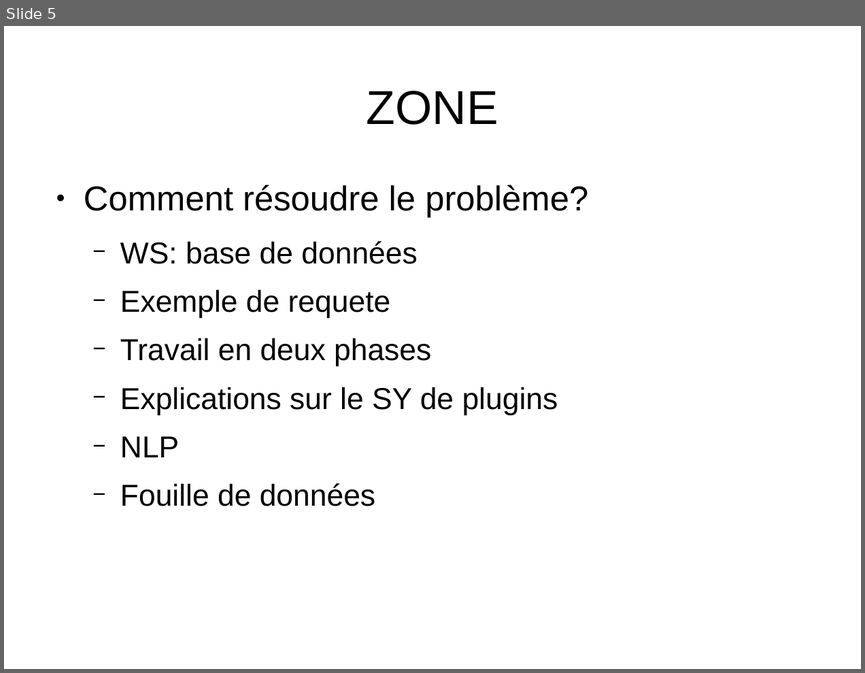
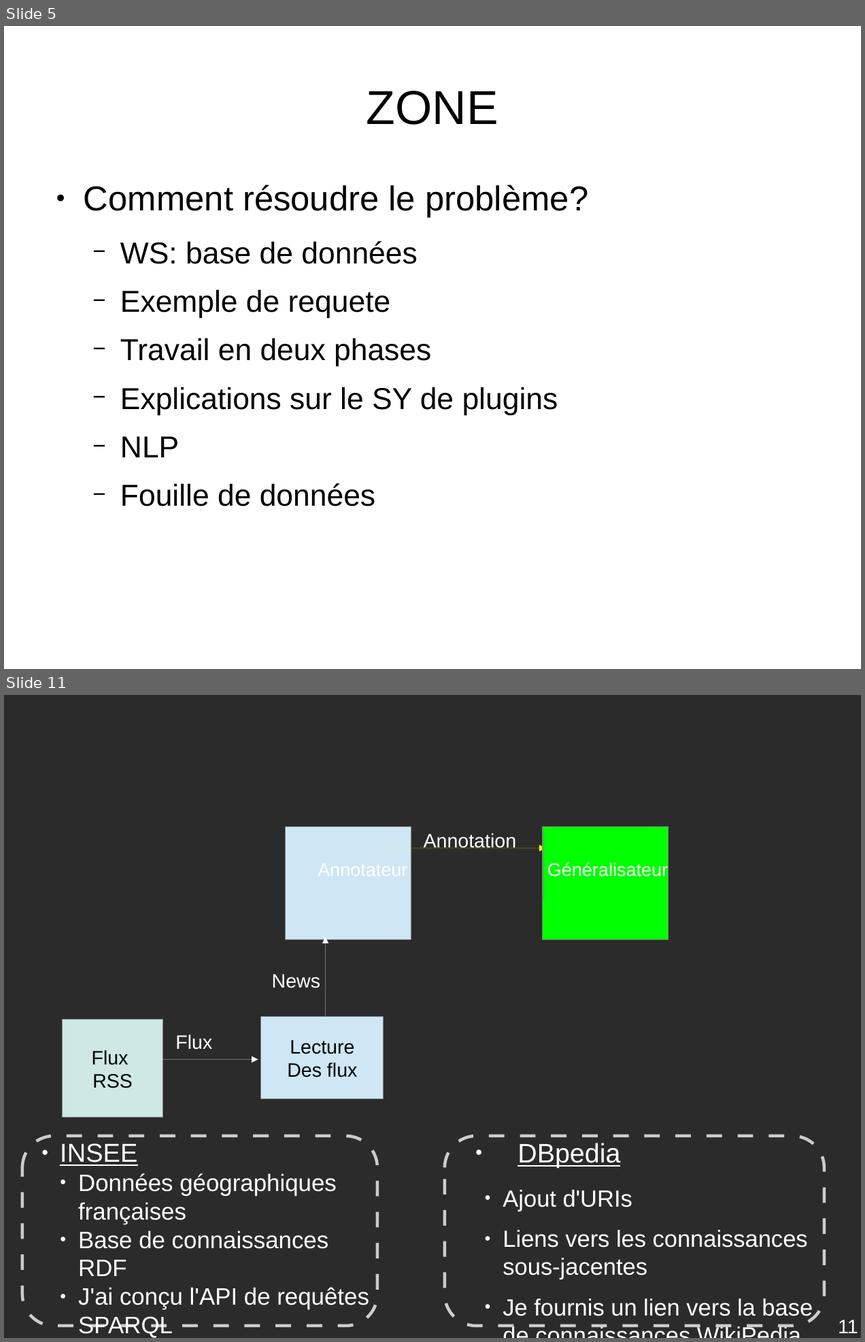
Before and after one commit to descl/ZONE, a slide deck: docs/presentationINRIA1.odp. Shown one above the other, each under a label of ours: slide 5 before the commit, slides 5 and 11 after it; the slides between them are not shown. The pictures are 865x673 and 865x1342 pixels, drawn with LibreOffice and Linux fonts; fonts in the diff are those of the drawing; background and template pictures are left out; a plain dark background stands for a picture behind light text. Boxes give left, top, right and bottom in pixels: in the first picture for what was removed or moved away, otherwise in the second. Text is boxed around its words. In the diff, an @@ line names an element or a change of style, - is before the commit and + after.

```diff
--- a/docs/presentationINRIA1.odp
+++ b/docs/presentationINRIA1.odp
@@ slide 11 added at [4, 695, 861, 1338], background picture (left out) @@
@@ rectangle added at [286, 826, 411, 940], fill #CFE7F5, outline #808080 0 pt @@
@@ text added at [424, 833, 517, 848], 18 pt, text #FFFFFF @@
+Annotation
@@ rectangle added at [543, 826, 668, 940], fill #00FF00, outline #808080 0 pt @@
@@ line added from (544, 830) to (544, 900), #808080 0 pt @@
@@ text added at [310, 854, 416, 883], 17 pt, text #FFFFFF @@
+Annotateur
@@ arrow added from (377, 848) to (546, 848), #FFFF00 0 pt @@
@@ rectangle added at [545, 854, 579, 891], fill #00FF00 @@
@@ text added at [547, 862, 668, 877], 17 pt, text #FFFFFF @@
+Généralisateur
@@ arrow added from (325, 1016) to (325, 937), #FFFFFF 0 pt @@
@@ text added at [272, 974, 320, 988], 18 pt, text #FFFFFF @@
+News
@@ rectangle added at [62, 1019, 163, 1117], fill #CFE7E5, outline #808080 0 pt, 18 pt, text #000000 @@
+Flux
+RSS
@@ rectangle added at [261, 1016, 383, 1098], fill #CFE7F5, outline #808080 0 pt, 18 pt, text #000000 @@
+Lecture
+Des flux
@@ text added at [175, 1034, 212, 1049], 18 pt, text #FFFFFF @@
+Flux
@@ arrow added from (151, 1059) to (258, 1059), #FFFFFF 0 pt @@
@@ rounded rectangle added at [22, 1136, 378, 1325], outline #CCCCCC 2.83 pt @@
@@ text added at [60, 1143, 369, 1338], 22 pt, text #FFFFFF @@
+● INSEE
+  ● Données géographiques françaises
+  ● Base de connaissances RDF
+  ● J'ai conçu l'API de requêtes SPARQL
@@ rounded rectangle added at [445, 1136, 824, 1325], outline #CCCCCC 2.83 pt @@
@@ text added at [502, 1142, 813, 1319], 21.7 pt, text #FFFFFF @@
+● DBpedia
+  ● Ajout d'URIs
+  ● Liens vers les connaissances sous-jacentes
+  ● Je fournis un lien vers la base de connaissances WikiPedia
@@ page number added at [838, 1319, 858, 1333], 18 pt, text #FFFFFF @@
+11
```
Also in this commit, not shown: 4 slides changed, 15 other slides added.
